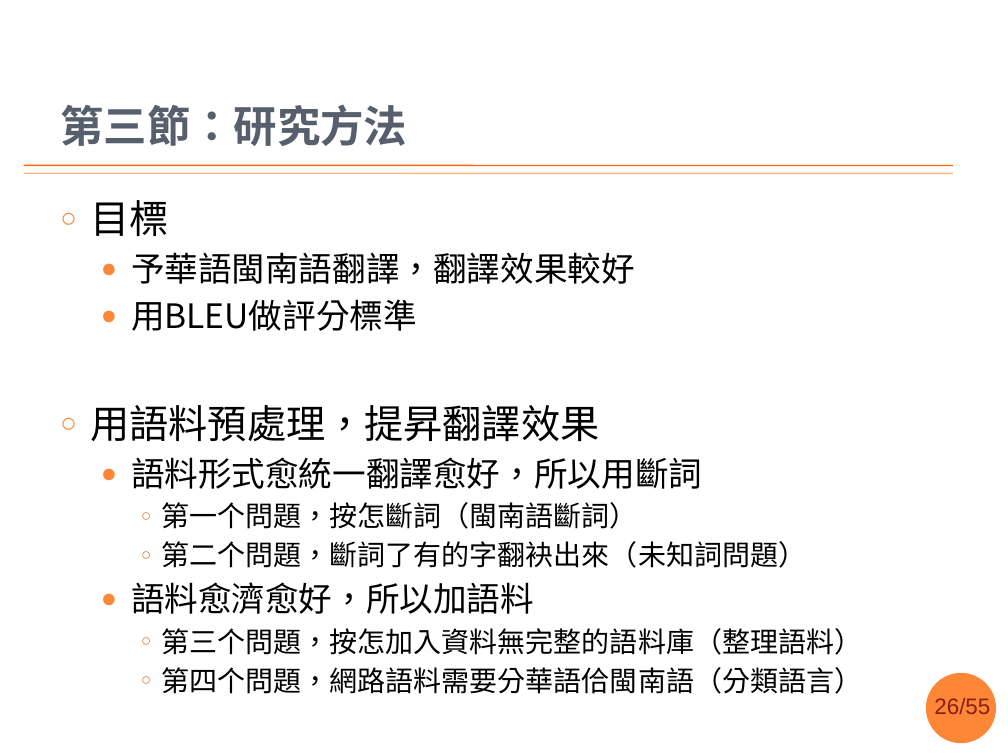
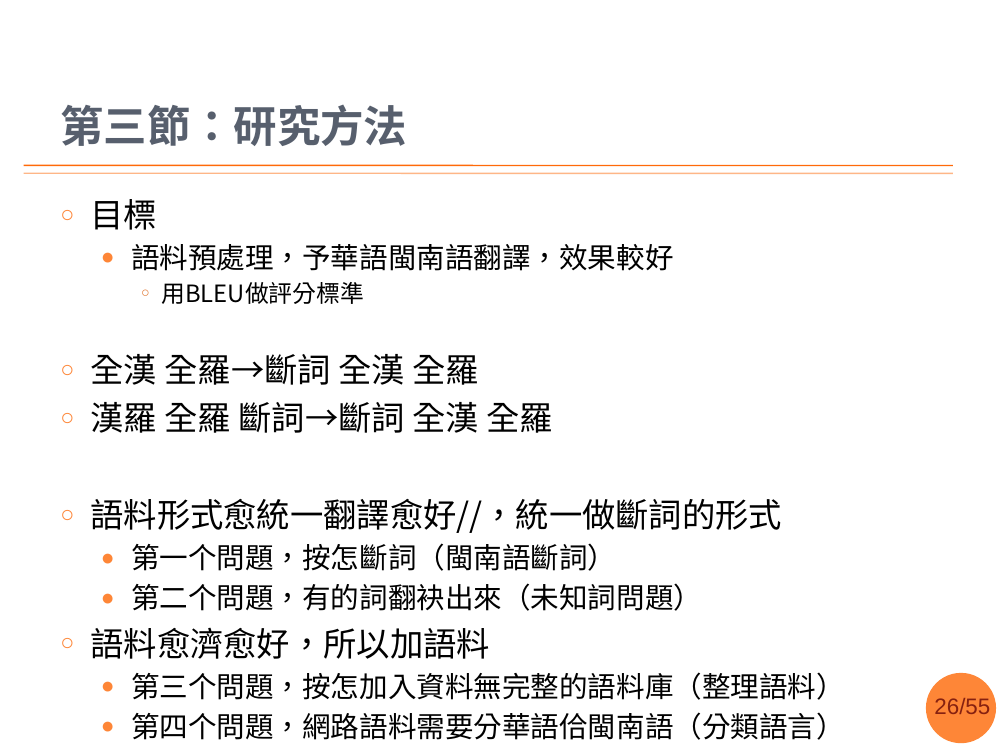
Before and after one commit to sih4sing5hong5/po3-ko3_tau5-iann2-phinn3, a slide deck: slide 26 of 翻譯報告.pptx. Drawn at 1008x756 pixels with LibreOffice and Linux fonts; fonts in the diff are those of the drawing; background and template pictures are left out. Boxes give left, top, right and bottom in pixels: in the first picture for what was removed or moved away, otherwise in the second. Text is boxed around its words. In the diff, an @@ line names an element or a change of style, - is before the commit and + after.

```diff
--- a/翻譯報告.pptx
+++ b/翻譯報告.pptx
@@ text at (x1=91, y1=199, x2=845, y2=740): size 28 to 23.8 pt in "目標"; size 24 to 17 pt in "用BLEU做評分標準"; size 20 to 20.4 pt in "第一个問題，按怎斷詞（閩南語斷詞）", "第三个問題，按怎加入資料無完整的語料庫（整理語料）", "第四个問題，網路語料需要分華語佮閩南語（分類語言）"; size 24 to 23.8 pt in "語料愈濟愈好，所以加語料"; bullet ● to ○; list level 2 to 3 in "用BLEU做評分標準"; bullet colour #FE8637 to #E0752F; bullet ○ to ●; list level 3 to 2 in "第一个問題，按怎斷詞（閩南語斷詞）"; bullet colour #E0752F to #FE8637; list level 2 to 1 in "語料愈濟愈好，所以加語料"; list level 3 to 2 in "第三个問題，按怎加入資料無完整的語料庫（整理語料）"; list level 3 to 2 in "第四个問題，網路語料需要分華語佮閩南語（分類語言）" @@
@@ text at (x1=131, y1=244, x2=674, y2=271): text changed; size 24 to 20.4 pt @@
-  ● 予華語閩南語翻譯，翻譯效果較好
+  ● 語料預處理，予華語閩南語翻譯，效果較好
@@ text at (x1=91, y1=354, x2=782, y2=533): text changed; size 24 to 23.8 pt @@
-○ 用語料預處理，提昇翻譯效果
-  ● 語料形式愈統一翻譯愈好，所以用斷詞
+○ 全漢 全羅→斷詞 全漢 全羅
+○ 漢羅 全羅 斷詞→斷詞 全漢 全羅
+○ 語料形式愈統一翻譯愈好//，統一做斷詞的形式
@@ text at (x1=131, y1=583, x2=702, y2=611): text changed; size 20 to 20.4 pt @@
-    ○ 第二个問題，斷詞了有的字翻袂出來（未知詞問題）
+  ● 第二个問題，有的詞翻袂出來（未知詞問題）
```
Also in this commit, not shown: 6 other slides changed.
